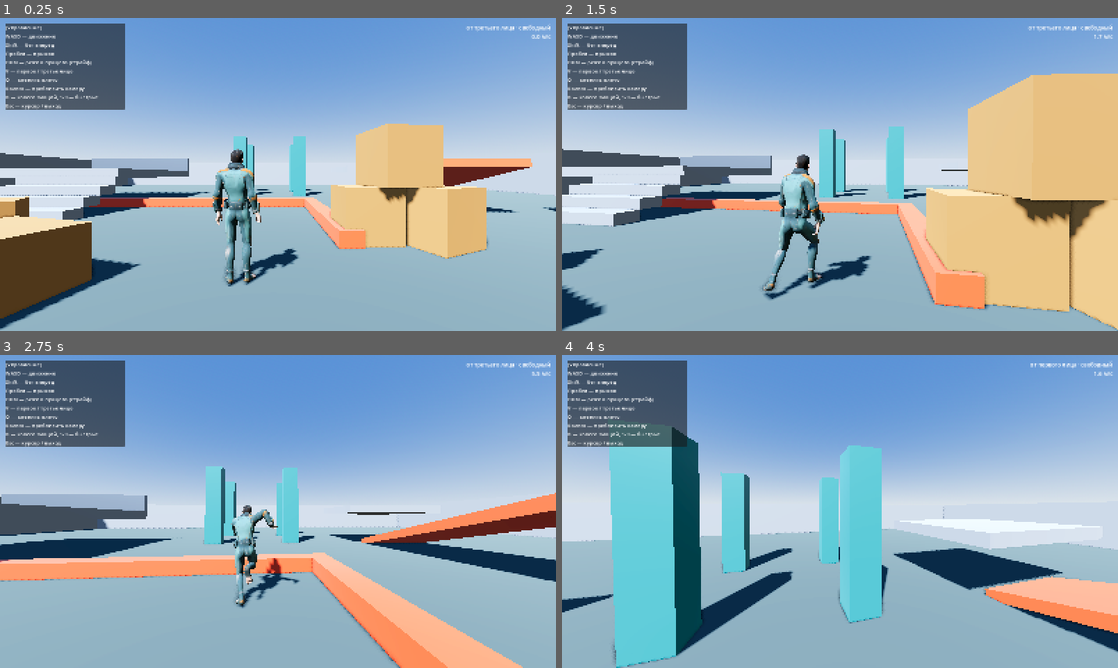
Above: before the commit, frames 1-4 (two rows, left to right).
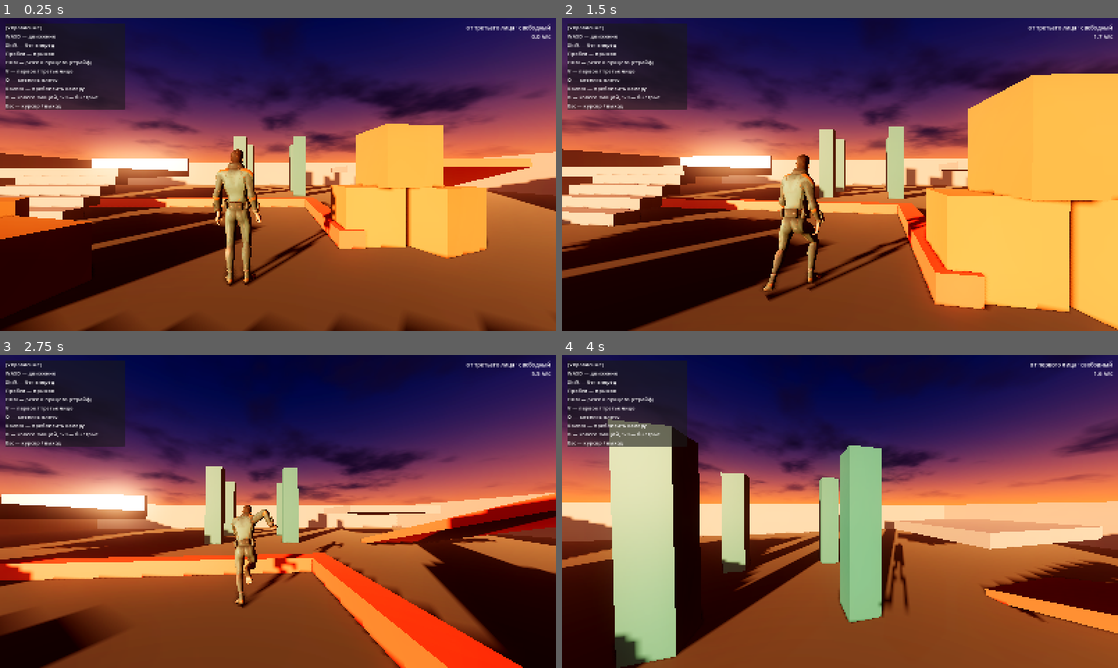
Above: after the commit, the same moments.

Repository: gazpromivanovic-boop/Sex
Game: Godot game, scene res://scenes/main.tscn
Same seed, same stepped clock (60 frames per second), same inputs: the game is played once before the commit and once after it.
Inputs (mouse positions are in pixels of both pictures, inside the frame that each line leads up to):
- Up to frame 1 (0.25 s): no input
- Up to frame 2 (1.5 s): move the mouse to (867, 174) at 0.52 s; hold Right mouse button (aim) 0.53-1.28 s; hold W (move_forward) from 0.53 s (still down); tap Space (jump) at 0.77 s; move the mouse to (812, 174) at 1.27 s; tap B (emote_wheel) at 1.35 s
- Up to frame 3 (2.75 s): keep holding W (move_forward); tap Space (jump) at 1.52 s; move the mouse to (289, 505) at 2.02 s; hold Shift (sprint) from 2.03 s (still down)
- Up to frame 4 (4 s): keep holding W (move_forward); move the mouse to (834, 517) at 2.77 s; release Shift (sprint) at 2.78 s; tap Q (swap_shoulder) at 2.85 s; tap Space (jump) at 3.02, 3.77 s; move the mouse to (878, 514) at 3.52 s; hold V (toggle_view) from 3.53 s (still down)

The runs differ from the first frame. In frame 1, 100% of the frame differs, in the area x 0-100%, y 0-100%; in frame 2, 100%; in frame 3, 100%; in frame 4, 100%.

Commit message:
Закатное небо своим шейдером и объёмные лучи
sunset_sky.gdshader: градиент в три цвета, диск солнца с узким и широким
ореолами, слой облаков на условной плоскости с подсветкой со стороны солнца.
Шум считается в шейдере — ни текстур, ни аддонов. Положение солнца берётся из
LIGHT0_DIRECTION, поэтому диск на небе всегда совпадает со светом и тенями.

Лучи делает объёмный туман, а не наложенная поверх картинка: включён
volumetric_fog, у Sun поднят light_volumetric_fog_energy, солнце опущено к
горизонту. Тени вырезают в тумане объём — шахты между колоннами настоящие.

Окружение переехало в общий default_env.tres: main.tscn больше не держит свою
копию настроек. Включён дебандинг — на градиенте неба он заметен.

Co-Authored-By: Claude Opus 5 <noreply@anthropic.com>

Diff:
--- /dev/null
+++ b/assets/shaders/sunset_sky.gdshader
@@ -0,0 +1,126 @@
+shader_type sky;
+
+// Закатное небо: вертикальный градиент в три цвета, диск солнца с широким
+// ореолом и слой облаков, подсвеченных со стороны солнца. Ничего не грузится
+// извне — шум считается прямо здесь, поэтому небо весит один файл.
+//
+// LIGHT0_DIRECTION смотрит НА источник (так же его использует встроенный
+// ProceduralSkyMaterial), поэтому dot(EYEDIR, LIGHT0_DIRECTION) равен единице,
+// когда смотришь прямо на солнце. Само солнце — это DirectionalLight3D сцены:
+// подвинули свет, и небо поехало за ним вместе с тенями.
+
+group_uniforms sky;
+// Цвет в зените.
+uniform vec3 zenith_color : source_color = vec3(0.055, 0.09, 0.25);
+// Цвет в середине купола.
+uniform vec3 mid_color : source_color = vec3(0.42, 0.28, 0.42);
+// Цвет у горизонта — самая тёплая часть заката.
+uniform vec3 horizon_color : source_color = vec3(1.0, 0.46, 0.17);
+// Насколько узкой полосой горизонт прижат к линии земли. Больше — уже.
+uniform float horizon_falloff : hint_range(1.0, 24.0) = 7.0;
+// То же для средней зоны, она размывает переход от зенита к горизонту.
+uniform float mid_falloff : hint_range(0.5, 8.0) = 2.0;
+
+group_uniforms sun;
+uniform vec3 sun_color : source_color = vec3(1.0, 0.82, 0.58);
+// Угловой радиус диска в градусах. У настоящего солнца это 0.27°, но такое
+// пятно на закате не читается — берём заметно крупнее.
+uniform float sun_angular_size : hint_range(0.1, 15.0) = 2.2;
+uniform float sun_energy : hint_range(0.0, 40.0) = 8.0;
+uniform vec3 halo_color : source_color = vec3(1.0, 0.42, 0.14);
+// Ширина ореола вокруг солнца: больше значение — уже пятно.
+uniform float halo_tightness : hint_range(1.0, 200.0) = 22.0;
+uniform float halo_energy : hint_range(0.0, 8.0) = 2.4;
+// Второй, совсем широкий ореол — он и подкрашивает полнеба в тёплый.
+uniform float wash_tightness : hint_range(0.5, 20.0) = 2.5;
+uniform float wash_energy : hint_range(0.0, 4.0) = 0.55;
+
+group_uniforms ground;
+uniform vec3 ground_color : source_color = vec3(0.045, 0.04, 0.06);
+// Насколько мягко небо переходит в землю под линией горизонта.
+uniform float ground_blend : hint_range(0.005, 0.5) = 0.06;
+
+group_uniforms clouds;
+// 0 — чистое небо, 1 — сплошная облачность.
+uniform float cloud_amount : hint_range(0.0, 1.0) = 0.5;
+uniform float cloud_sharpness : hint_range(0.01, 1.0) = 0.35;
+uniform float cloud_scale : hint_range(0.1, 8.0) = 1.6;
+uniform float cloud_speed : hint_range(0.0, 0.2) = 0.008;
+uniform vec3 cloud_lit : source_color = vec3(1.0, 0.66, 0.38);
+uniform vec3 cloud_dark : source_color = vec3(0.16, 0.12, 0.2);
+
+
+float hash(vec2 p) {
+	return fract(sin(dot(p, vec2(127.1, 311.7))) * 43758.5453123);
+}
+
+
+float value_noise(vec2 p) {
+	vec2 i = floor(p);
+	vec2 f = fract(p);
+	vec2 u = f * f * (3.0 - 2.0 * f);   // сглаживание, чтобы не было решётки
+	return mix(
+		mix(hash(i), hash(i + vec2(1.0, 0.0)), u.x),
+		mix(hash(i + vec2(0.0, 1.0)), hash(i + vec2(1.0, 1.0)), u.x),
+		u.y);
+}
+
+
+float fbm(vec2 p) {
+	float sum = 0.0;
+	float amp = 0.5;
+	for (int i = 0; i < 5; i++) {
+		sum += value_noise(p) * amp;
+		p *= 2.03;      // не ровно два, иначе октавы складываются в сетку
+		amp *= 0.5;
+	}
+	return sum;
+}
+
+
+void sky() {
+	vec3 dir = normalize(EYEDIR);
+	float up = clamp(dir.y, -1.0, 1.0);
+	float down_from_zenith = 1.0 - clamp(up, 0.0, 1.0);
+
+	// вертикальный градиент: зенит → середина → горизонт
+	vec3 col = mix(zenith_color, mid_color, pow(down_from_zenith, mid_falloff));
+	col = mix(col, horizon_color, pow(down_from_zenith, horizon_falloff));
+
+	float sun_dot = 0.0;
+	if (LIGHT0_ENABLED) {
+		sun_dot = clamp(dot(dir, normalize(LIGHT0_DIRECTION)), 0.0, 1.0);
+		// широкий подмес: небо со стороны солнца теплее противоположного края
+		col += halo_color * pow(sun_dot, wash_tightness) * wash_energy;
+	}
+
+	// облака лежат на условной плоскости: чем ближе к горизонту, тем сильнее
+	// вытягивается проекция — так и выглядит перспектива облачного слоя
+	if (up > 0.01 && cloud_amount > 0.001) {
+		vec2 uv = dir.xz / (up + 0.15) * cloud_scale + vec2(TIME * cloud_speed, 0.0);
+		float n = fbm(uv);
+		float lo = 1.0 - cloud_amount;
+		float cover = smoothstep(lo, lo + cloud_sharpness, n);
+		// подсветка снизу-сбоку: у заката облака горят со стороны солнца
+		vec3 cloud = mix(cloud_dark, cloud_lit, pow(sun_dot, 2.5));
+		// у самого горизонта слой уводим в дымку, иначе видно край проекции
+		cover *= smoothstep(0.01, 0.22, up);
+		col = mix(col, cloud, cover);
+	}
+
+	if (LIGHT0_ENABLED) {
+		// ореол и диск рисуем поверх облаков: солнце просвечивает сквозь них
+		col += halo_color * pow(sun_dot, halo_tightness) * halo_energy;
+		// порог по косинусу угла: снаружи диска мягкий край, внутри — полная яркость
+		float cos_outer = cos(radians(sun_angular_size));
+		float cos_inner = cos(radians(sun_angular_size * 0.55));
+		float disc = smoothstep(cos_outer, cos_inner, sun_dot);
+		col += sun_color * disc * sun_energy * LIGHT0_ENERGY;
+	}
+
+	// земля под горизонтом. Порядок краёв в smoothstep важен: при edge0 >= edge1
+	// результат по спецификации не определён и на разных драйверах разный.
+	col = mix(col, ground_color, 1.0 - smoothstep(-ground_blend, 0.0, up));
+
+	COLOR = col;
+}
--- a/project.godot
+++ b/project.godot
@@ -150,5 +150,6 @@
 lights_and_shadows/directional_shadow/soft_shadow_filter_quality=3
 textures/default_filters/anisotropic_filtering_level=4
 anti_aliasing/quality/msaa_3d=2
+anti_aliasing/quality/use_debanding=true
 textures/default_filters/texture_mipmap_bias=-0.25
 environment/defaults/default_environment="res://scenes/default_env.tres"
--- a/scenes/default_env.tres
+++ b/scenes/default_env.tres
@@ -1,13 +1,30 @@
 [gd_resource type="Environment" format=3 uid="uid://chpiw32jtp8o0"]
 
-[sub_resource type="ProceduralSkyMaterial" id="SkyMat"]
-sky_top_color = Color(0.29, 0.45, 0.7, 1)
-sky_horizon_color = Color(0.72, 0.77, 0.81, 1)
-sky_curve = 0.16
-ground_bottom_color = Color(0.16, 0.16, 0.16, 1)
-ground_horizon_color = Color(0.72, 0.77, 0.81, 1)
-sun_angle_max = 12.0
-sun_curve = 0.2
+[ext_resource type="Shader" uid="uid://bux46gwekoxkx" path="res://assets/shaders/sunset_sky.gdshader" id="1_sky"]
+
+[sub_resource type="ShaderMaterial" id="SkyMat"]
+shader = ExtResource("1_sky")
+shader_parameter/zenith_color = Color(0.055, 0.09, 0.25, 1)
+shader_parameter/mid_color = Color(0.42, 0.28, 0.42, 1)
+shader_parameter/horizon_color = Color(1, 0.46, 0.17, 1)
+shader_parameter/horizon_falloff = 7.0
+shader_parameter/mid_falloff = 2.0
+shader_parameter/sun_color = Color(1, 0.82, 0.58, 1)
+shader_parameter/sun_angular_size = 2.2
+shader_parameter/sun_energy = 8.0
+shader_parameter/halo_color = Color(1, 0.42, 0.14, 1)
+shader_parameter/halo_tightness = 22.0
+shader_parameter/halo_energy = 2.4
+shader_parameter/wash_tightness = 2.5
+shader_parameter/wash_energy = 0.55
+shader_parameter/ground_color = Color(0.045, 0.04, 0.06, 1)
+shader_parameter/ground_blend = 0.06
+shader_parameter/cloud_amount = 0.5
+shader_parameter/cloud_sharpness = 0.35
+shader_parameter/cloud_scale = 1.6
+shader_parameter/cloud_speed = 0.008
+shader_parameter/cloud_lit = Color(1, 0.66, 0.38, 1)
+shader_parameter/cloud_dark = Color(0.16, 0.12, 0.2, 1)
 
 [sub_resource type="Sky" id="Sky"]
 sky_material = SubResource("SkyMat")
@@ -18,3 +35,38 @@
 ambient_light_source = 3
 reflected_light_source = 2
 tonemap_mode = 3
+tonemap_white = 4.0
+ssao_enabled = true
+ssao_radius = 0.9
+ssao_intensity = 1.6
+glow_enabled = true
+glow_levels/2 = 0.6
+glow_levels/3 = 1.0
+glow_levels/4 = 1.0
+glow_levels/5 = 0.7
+glow_normalized = true
+glow_intensity = 1.1
+glow_bloom = 0.12
+glow_hdr_threshold = 0.85
+fog_enabled = true
+fog_light_color = Color(0.78, 0.44, 0.29, 1)
+fog_light_energy = 1.3
+fog_sun_scatter = 0.55
+fog_density = 0.0055
+fog_sky_affect = 0.0
+fog_height = -6.0
+fog_height_density = 0.08
+volumetric_fog_enabled = true
+volumetric_fog_density = 0.022
+volumetric_fog_albedo = Color(1, 0.86, 0.76, 1)
+volumetric_fog_emission = Color(0.06, 0.03, 0.02, 1)
+volumetric_fog_emission_energy = 0.4
+volumetric_fog_gi_inject = 0.6
+volumetric_fog_anisotropy = 0.55
+volumetric_fog_length = 90.0
+volumetric_fog_ambient_inject = 0.4
+volumetric_fog_sky_affect = 0.0
+adjustment_enabled = true
+adjustment_brightness = 1.02
+adjustment_contrast = 1.06
+adjustment_saturation = 1.12
--- a/scenes/main.tscn
+++ b/scenes/main.tscn
@@ -1,9 +1,10 @@
-[gd_scene load_steps=51 format=3]
+[gd_scene load_steps=49 format=3]
 
 [ext_resource type="Script" path="res://scripts/main.gd" id="1_main"]
 [ext_resource type="PackedScene" path="res://scenes/player.tscn" id="2_player"]
 [ext_resource type="Script" path="res://scripts/hud.gd" id="3_hud"]
 [ext_resource type="Script" path="res://scripts/emote_wheel.gd" id="4_wheel"]
+[ext_resource type="Environment" path="res://scenes/default_env.tres" id="5_env"]
 
 [sub_resource type="StandardMaterial3D" id="Mat_ground"]
 albedo_color = Color(0.3, 0.33, 0.31, 1)
@@ -149,43 +150,24 @@
 [sub_resource type="BoxShape3D" id="Shape_2p0_0p3_2p0"]
 size = Vector3(2.0, 0.3, 2.0)
 
-[sub_resource type="ProceduralSkyMaterial" id="SkyMat"]
-sky_top_color = Color(0.29, 0.45, 0.7, 1)
-sky_horizon_color = Color(0.72, 0.77, 0.81, 1)
-sky_curve = 0.16
-ground_bottom_color = Color(0.33, 0.33, 0.31, 1)
-ground_horizon_color = Color(0.72, 0.77, 0.81, 1)
-sun_angle_max = 12.0
-sun_curve = 0.2
-
-[sub_resource type="Sky" id="Sky"]
-sky_material = SubResource("SkyMat")
-
-[sub_resource type="Environment" id="Env"]
-background_mode = 2
-sky = SubResource("Sky")
-ambient_light_source = 3
-reflected_light_source = 2
-tonemap_mode = 3
-ssao_enabled = true
-glow_enabled = true
-fog_light_color = Color(0.65, 0.71, 0.78, 1)
-fog_density = 0.004
-
 [node name="Main" type="Node3D"]
 script = ExtResource("1_main")
 
 [node name="WorldEnvironment" type="WorldEnvironment" parent="."]
-environment = SubResource("Env")
+environment = ExtResource("5_env")
 
 [node name="Sun" type="DirectionalLight3D" parent="."]
 position = Vector3(6, 14, 6)
-rotation = Vector3(-0.872665, -0.610865, 0.000000)
-light_energy = 1.15
+rotation = Vector3(-0.183260, -0.610865, 0.000000)
+light_color = Color(1, 0.71, 0.45, 1)
+light_energy = 2.1
+light_angular_distance = 1.2
+light_volumetric_fog_energy = 3.5
 shadow_enabled = true
 shadow_bias = 0.1
 shadow_normal_bias = 1.5
-directional_shadow_max_distance = 80.0
+shadow_blur = 1.3
+directional_shadow_max_distance = 120.0
 
 [node name="Level" type="Node3D" parent="."]
 
Not shown, added: assets/shaders/sunset_sky.gdshader.uid
Not shown, changed: README.md
